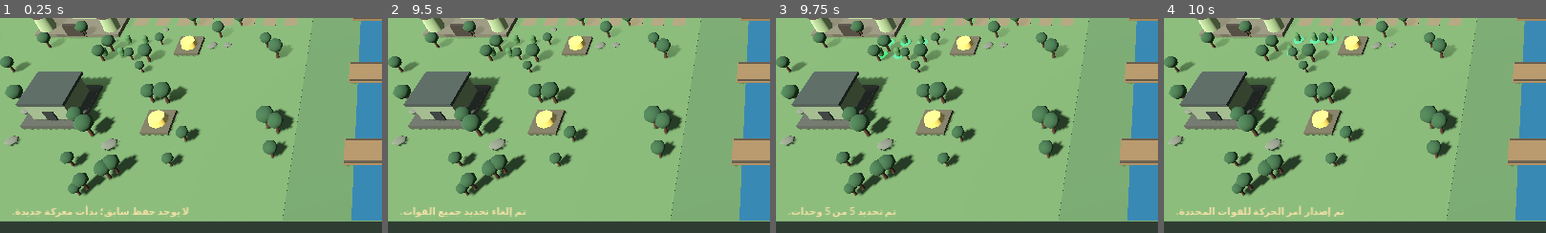
Above: before the commit, frames 1-4 (left to right).
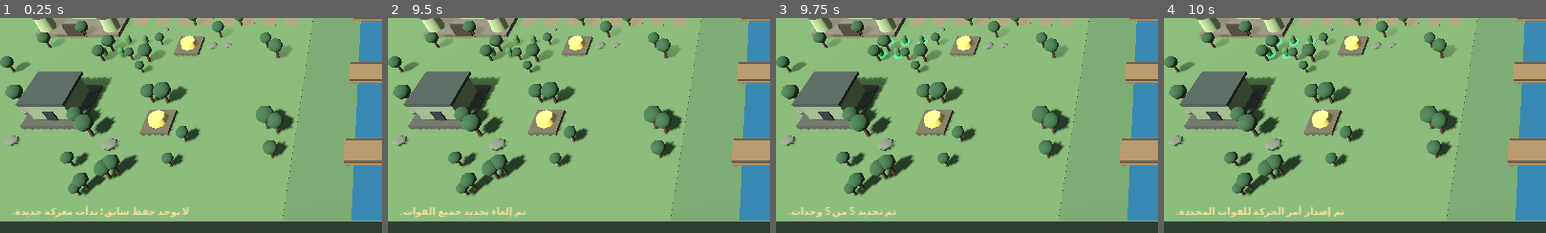
Above: after the commit, the same moments.

Repository: yarubdoktor/IRON-FRONT-GODOT
Game: Godot game, scene res://scenes/main.tscn
Same seed, same stepped clock (60 frames per second), same inputs: the game is played once before the commit and once after it.
Inputs (mouse positions are % of the whole screen's width and height, from its top left):
- Up to frame 1 (0.25 s): no input
- Up to frame 2 (9.5 s): click "حفظ" at 0.5 s; click "تحميل" at 1.25 s; click "تحديد الكل" at 2 s; click "إلغاء الكل" at 2.75 s; click "حفظ" at 3.5 s; click "تحميل" at 4.25 s; click "تحديد الكل" at 5 s; click "إلغاء التحديد" at 5.75 s; click "حفظ" at 6.5 s; click "تحميل" at 7.25 s; click "تحديد الكل" at 8 s; click "إلغاء الكل" at 8.75 s
- Up to frame 3 (9.75 s): tap Enter at 9.5 s; move the mouse to (72, 45) at 9.52 s; click (72, 45) at 9.67 s
- Up to frame 4 (10 s): no input
The pictures show only the part of the screen within x 0-50%, y 50-100%; the shares and areas given below are measured in that part.

Frames 1-3 are identical in both runs. In frame 4, 0.6% of the frame differs, in the area x 26-46%, y 6-20%.

Commit message:
Clamp unit movement and clear selection on arrival

Diff:
--- a/scripts/systems/unit_manager.gd
+++ b/scripts/systems/unit_manager.gd
@@ -1,10 +1,18 @@
 class_name UnitManager
 extends Node3D
+
+const PLAYER_MIN_X: float = -77.0
+const PLAYER_MAX_X: float = -9.0
+const MAP_MIN_Z: float = -36.0
+const MAP_MAX_Z: float = 36.0
+const MOVE_SPEED: float = 4.0
 
 var units: Array[Node3D] = []
 var selected_units: Array[Node3D] = []
 var selected_all := false
 var next_unit_id := 1
+var movement_id := 0
+var pending_arrivals := 0
 
 func _ready() -> void:
 	for index in range(5):
@@ -63,7 +71,6 @@
 	click_shape.shape = capsule
 	click_area.add_child(click_shape)
 	unit.add_child(click_area)
-
 	add_child(unit)
 	units.append(unit)
 
@@ -113,17 +120,41 @@
 func move_selected_to(destination: Vector3) -> void:
 	if selected_units.is_empty():
 		return
-	var selected_count: int = selected_units.size()
-	for index in range(selected_count):
-		var unit: Node3D = selected_units[index]
+	movement_id += 1
+	var this_movement: int = movement_id
+	var moving_units: Array[Node3D] = selected_units.duplicate()
+	pending_arrivals = 0
+	var count: int = moving_units.size()
+	for index in range(count):
+		var unit: Node3D = moving_units[index]
 		if not is_instance_valid(unit):
 			continue
 		var row: int = int(index / 3)
 		var col: int = index % 3
 		var offset := Vector3(float(col - 1) * 2.2, 0.0, float(row) * 2.2)
-		var target: Vector3 = destination + offset
+		var raw_target: Vector3 = destination + offset
+		var target := Vector3(
+			clampf(raw_target.x, PLAYER_MIN_X, PLAYER_MAX_X),
+			0.0,
+			clampf(raw_target.z, MAP_MIN_Z, MAP_MAX_Z)
+		)
+		var distance: float = unit.position.distance_to(target)
+		if distance < 0.15:
+			continue
+		var duration: float = maxf(distance / MOVE_SPEED, 0.35)
+		pending_arrivals += 1
 		var tween := create_tween()
-		tween.tween_property(unit, "position", target, 1.8).set_trans(Tween.TRANS_SINE).set_ease(Tween.EASE_IN_OUT)
+		tween.tween_property(unit, "position", target, duration).set_trans(Tween.TRANS_SINE).set_ease(Tween.EASE_IN_OUT)
+		tween.finished.connect(_on_unit_arrived.bind(this_movement))
+	if pending_arrivals == 0:
+		clear_selection()
+
+func _on_unit_arrived(this_movement: int) -> void:
+	if this_movement != movement_id:
+		return
+	pending_arrivals = maxi(pending_arrivals - 1, 0)
+	if pending_arrivals == 0:
+		clear_selection()
 
 func get_save_data() -> Array[Dictionary]:
 	var data: Array[Dictionary] = []
